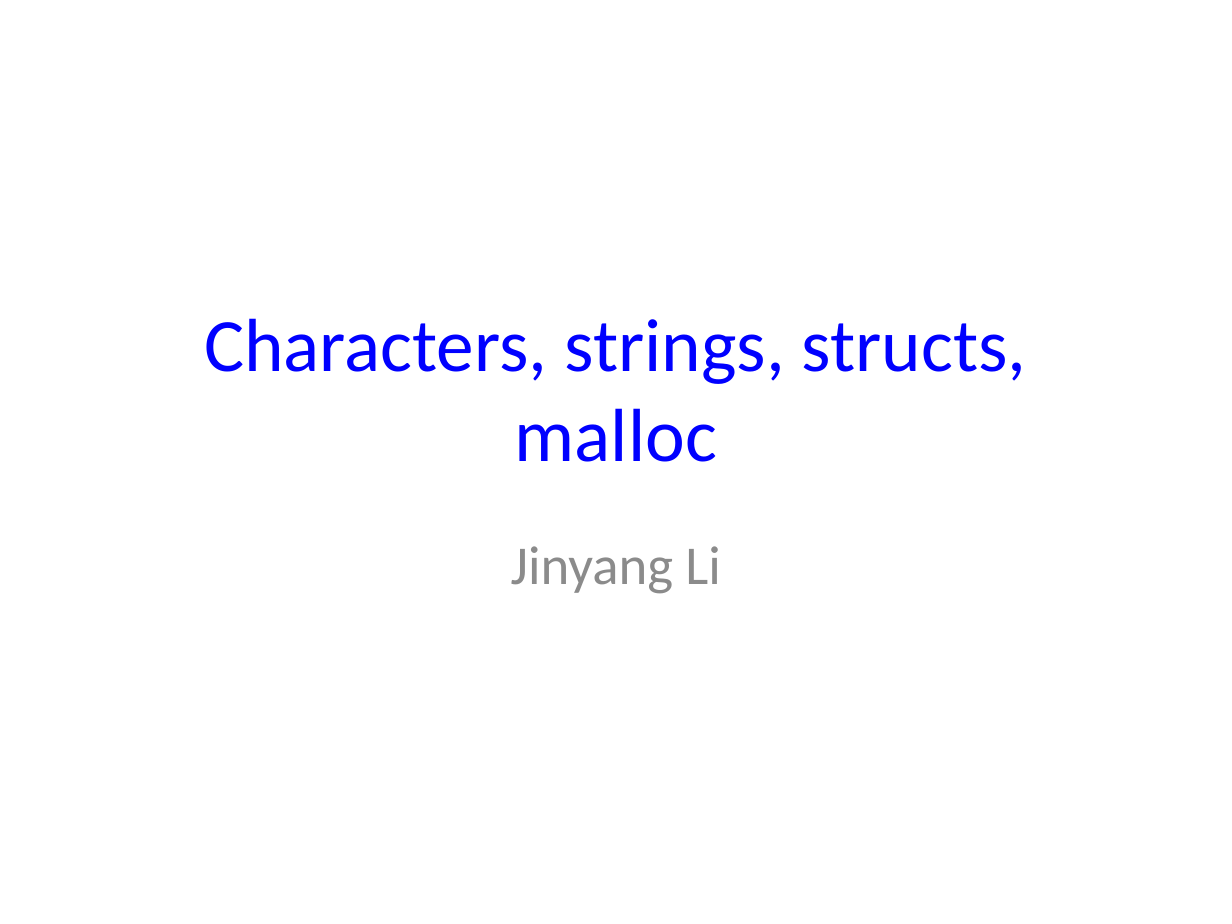
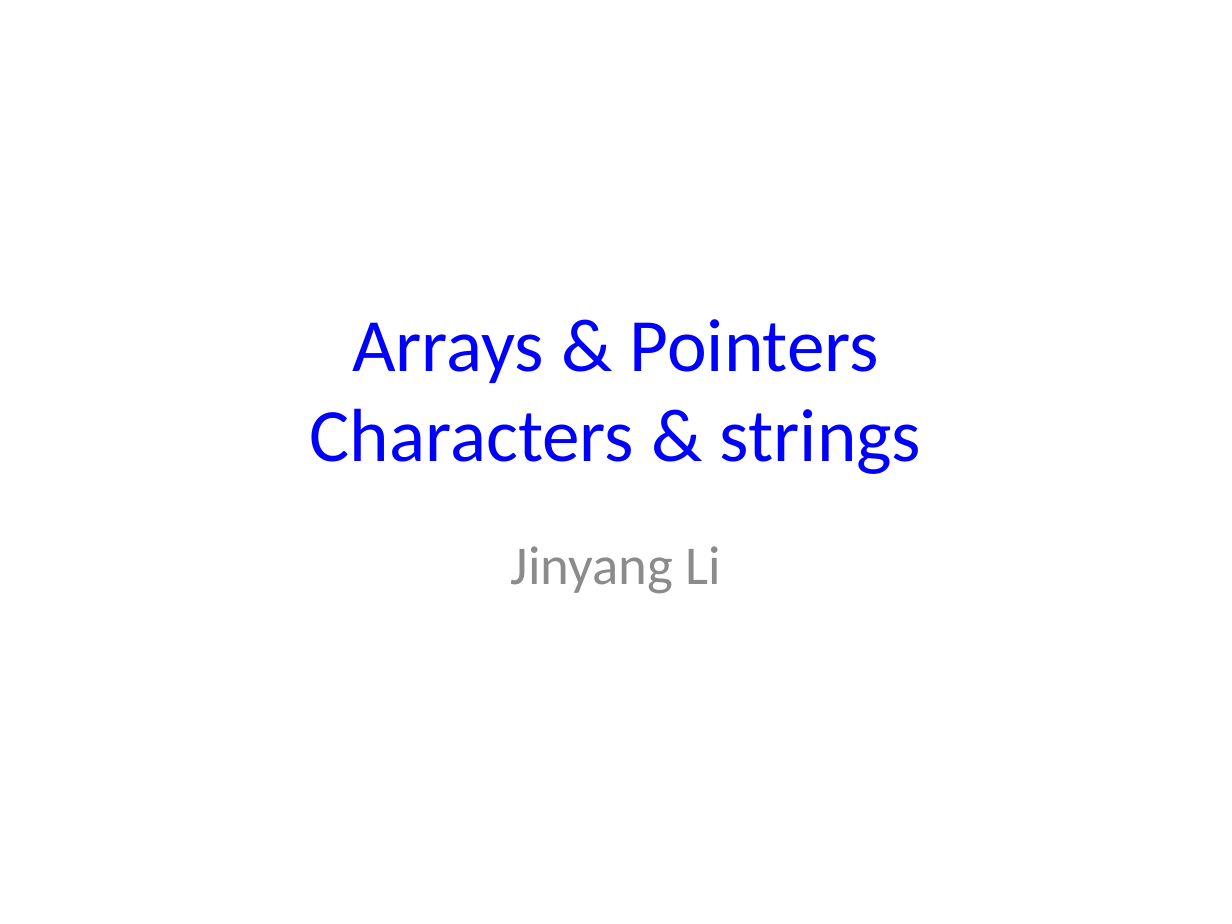
Before and after one commit to NYU-CSO/nyu-cso.github.io, a slide deck: slide 1 of notes/06-string-struct-malloc.pptx. Drawn at 1232x924 pixels with LibreOffice and Linux fonts; fonts in the diff are those of the drawing. Boxes give left, top, right and bottom in pixels: in the first picture for what was removed or moved away, otherwise in the second. Text is boxed around its words. In the diff, an @@ line names an element or a change of style, - is before the commit and + after.

```diff
--- a/notes/06-string-struct-malloc.pptx
+++ b/notes/06-string-struct-malloc.pptx
@@ title at <box>310,319,922,474</box>: text changed @@
-Characters, strings, structs, malloc
+Arrays & Pointers
+Characters & strings
```
Also in this commit, not shown: 36 slides added, 1 slide removed, 2 other files.
